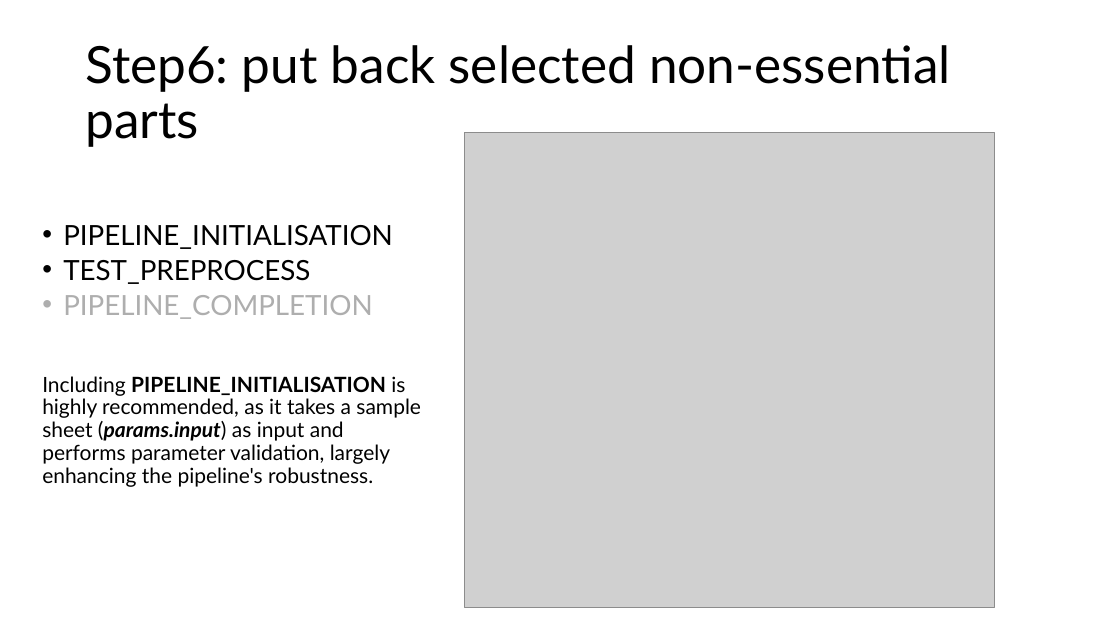
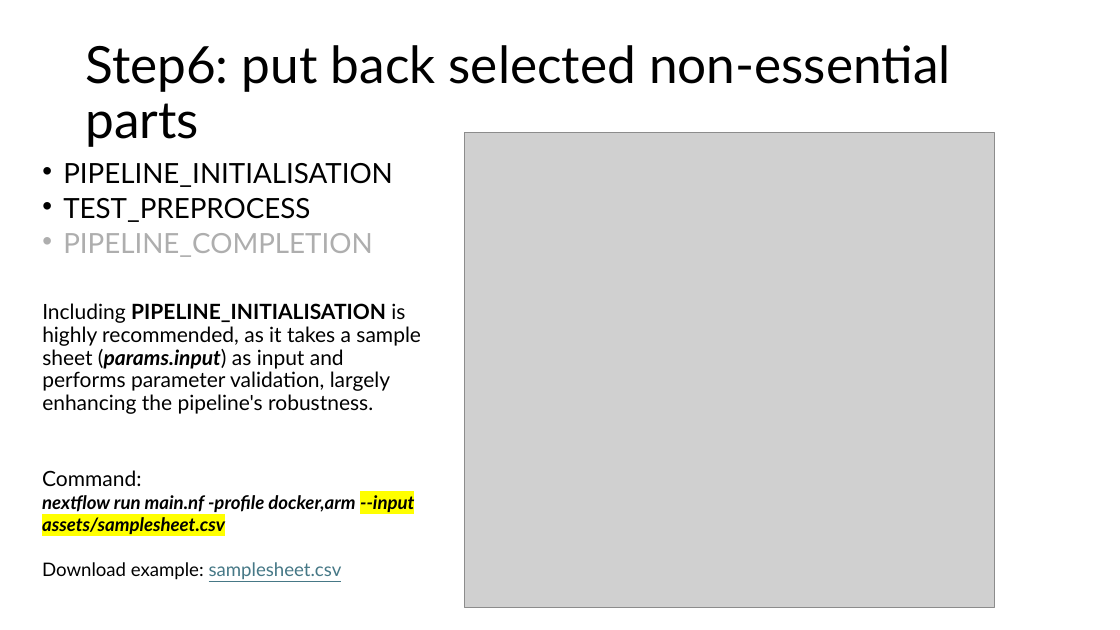
Before and after one commit to hukai916/nextflow_learn, a slide deck: slide 19 of nfcore_template.pptx. Drawn at 1120x630 pixels with LibreOffice and Linux fonts; fonts in the diff are those of the drawing; grey boxes stand for pictures. Boxes give left, top, right and bottom in pixels: in the first picture for what was removed or moved away, otherwise in the second. Text is boxed around its words. In the diff, an @@ line names an element or a change of style, - is before the commit and + after.

```diff
--- a/nfcore_template.pptx
+++ b/nfcore_template.pptx
@@ text "PIPELINE_INITIALISATION": place and size @@
-text "PIPELINE_INITIALISATION" at [63,225,393,319]
+text "PIPELINE_INITIALISATION" at [63,163,393,257]
@@ text "Including PIPELINE_INITIALISATION is highly recommended, ...": place and size @@
-text "Including PIPELINE_INITIALISATION is highly recommended, ..." at [42,376,421,487]
+text "Including PIPELINE_INITIALISATION is highly recommended, ..." at [42,303,421,414]
@@ text added at [42,470,414,580], 16 pt, text #000000, bold, italic @@
+Command:
+nextflow run main.nf -profile docker,arm --input assets/samplesheet.csv
+Download example: samplesheet.csv
```
Also in this commit, not shown: 1 other slide changed, 1 other file.
